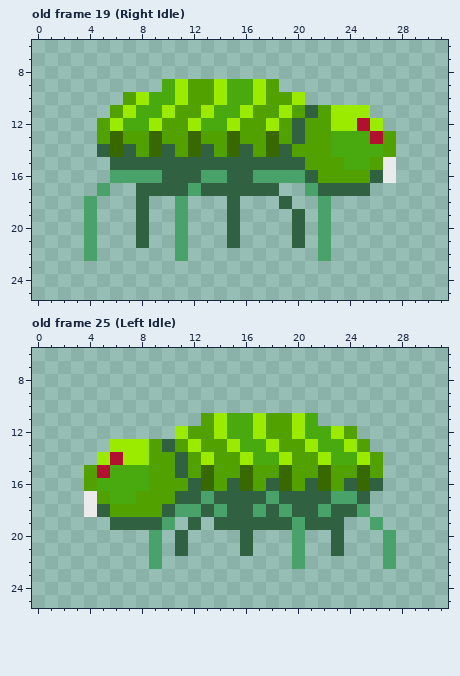
One commit to this pixel-art file: Assets/Resources/Textures/Alien 1.ase. The first picture shows the starting point.
32x32 pixels, 65 frames. Colours within 5 levels of each other are drawn and written as one. Shown: old frame 19 (Right Idle): x 0..31, y 6..25; old frame 25 (Left Idle): x 0..31, y 6..25. The commit also changed other frames, which this record leaves out.
After:
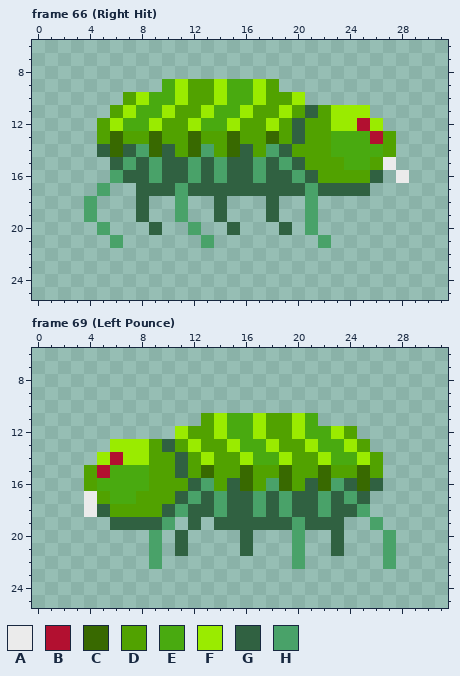
Palette (. is transparent): A #ebebeb  B #b21030  C #386900  D #51a200  E #49aa10  F #9aeb00  G #306141  H #49a269
A new or re-ordered frame is compared with the old frame closest to it.
Message: Alien Sprite Sheet now has pounce animations
Difference:
frames 65 -> 80
Frame 66 (Right Hit) is new; against old frame 19 (Right Idle):
y 14: x 8 D -> H; x 13 G -> H; x 18 C -> H
y 15: x 7 G -> H; x 9 G -> H; x 12 G -> H; x 14 G -> H; x 17 G -> H; x 19 G -> H
y 16: x 7..8 HH -> GG; x 12..13 GH -> HG; x 18..19 HH -> GG; x 27..28 A. -> .A
y 17: x 11..12 GH -> HG; x 19..20 .. -> GG
y 18: x 14..15 .G -> G.; x 18..19 .G -> G.; x 21..22 .H -> H.
y 19: x 14..15 .G -> G.; x 18 . -> G; x 20..22 G.H -> .H.
y 20: x 4..5 H. -> .H; x 8..9 G. -> .G; x 11..12 H. -> .H; x 19..22 .G.H -> G.H.
y 21: x 4 H -> .; x 6 . -> H; x 8 G -> .; x 11 H -> .; x 13 . -> H; x 15 G -> .; x 20 G -> .
y 22: x 4 H -> .; x 11 H -> .; x 22 H -> .
Frame 69 (Left Pounce) is new; against old frame 25 (Left Idle):
y 16: x 13 C -> H; x 18 G -> H; x 23 D -> H
y 17: x 12..14 GHG -> HGH; x 17..19 GHG -> HGH; x 22..23 GH -> HG
y 18: x 12 H -> G
